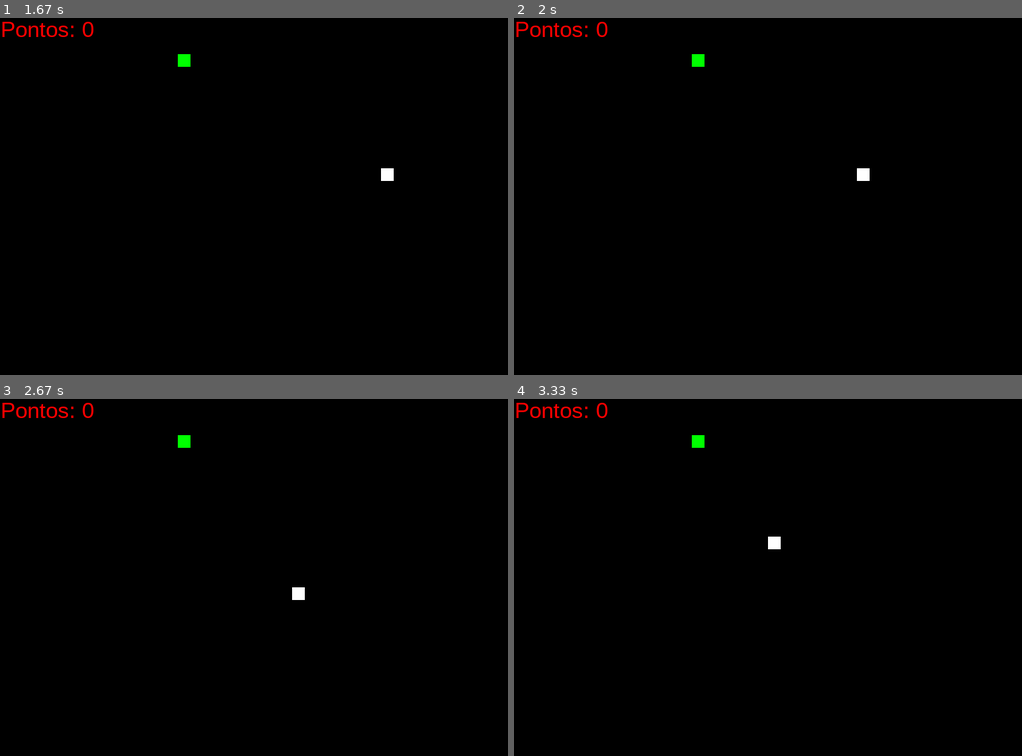
Above: before the commit, frames 1-4 (two rows, left to right).
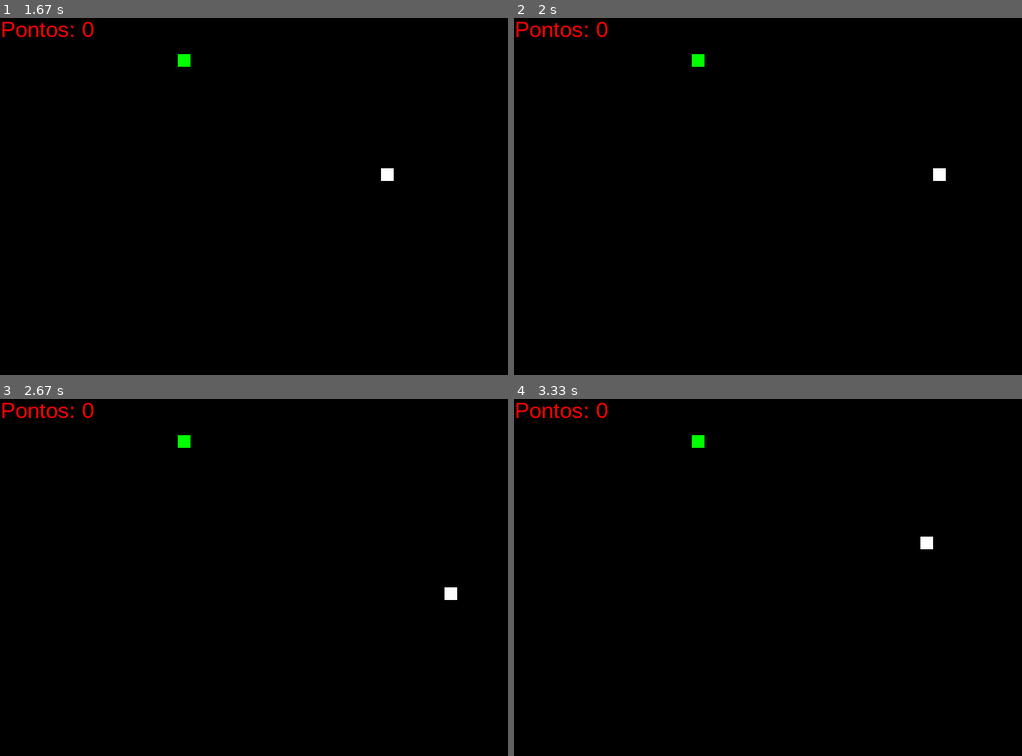
Above: after the commit, the same moments.

Repository: EmersonJesus/Snake_Pygame
Game: pygame game, started from main.py
The game is run twice, just before and just after one commit, with the same random seed, the same clock (stepped at 60 frames per second) and the same inputs.
Inputs:
- Up to frame 1 (1.67 s): hold Right 0.33-0.8 s; hold Up 0.83-1.13 s; hold Right 1.17-1.63 s
- Up to frame 2 (2 s): hold Left from 1.67 s (still down)
- Up to frame 3 (2.67 s): release Left at 2.2 s; hold Down 2.23-2.53 s; hold Left from 2.57 s (still down)
- Up to frame 4 (3.33 s): release Left at 2.97 s; hold Up from 3 s (still down)

Frame 1 is identical in both runs. In frame 2, 0.2% of the frame differs, in the area x 67-85%, y 42-46%; in frame 3, 0.2%; in frame 4, 0.2%.

Commit message:
Update main.py

Diff:
--- a/main.py
+++ b/main.py
@@ -36,17 +36,17 @@
     texto = fonte.render(f'Pontos: {pontuacao}', True, vermelha)
     tela.blit(texto, [1,1])
 
-def selecionar_velocidade(tecla):
-    if tecla == pygame.K_DOWN:
+def selecionar_velocidade(tecla, velocidade_x, velocidade_y):
+    if tecla == pygame.K_DOWN and velocidade_y != -tamanho_quadrado:
         velocidade_x = 0
         velocidade_y = tamanho_quadrado
-    elif tecla == pygame.K_UP:
+    elif tecla == pygame.K_UP and velocidade_y != tamanho_quadrado:
         velocidade_x = 0
         velocidade_y = -tamanho_quadrado
-    elif tecla == pygame.K_RIGHT:
+    elif tecla == pygame.K_RIGHT and velocidade_x != -tamanho_quadrado:
         velocidade_x = tamanho_quadrado
         velocidade_y = 0
-    elif tecla == pygame.K_LEFT:
+    elif tecla == pygame.K_LEFT and velocidade_x != tamanho_quadrado:
         velocidade_x = -tamanho_quadrado
         velocidade_y = 0
     return velocidade_x, velocidade_y
@@ -110,11 +110,7 @@
                     pygame.quit()
                     sys.exit()
                 elif evento.type == pygame.KEYDOWN:
-                    velocidade_x, velocidade_y = selecionar_velocidade(evento.key)
-                elif evento.type == pygame.KEYDOWN:
-                    if evento.key == pygame.K_ESCAPE:
-                        pygame.quit()
-                        sys.exit()
+                    velocidade_x, velocidade_y = selecionar_velocidade(evento.key, velocidade_x, velocidade_y)
 
         #atualizar a posicao da cobra
         if x >= largura or x < 0 or y >= altura or y < 0:
